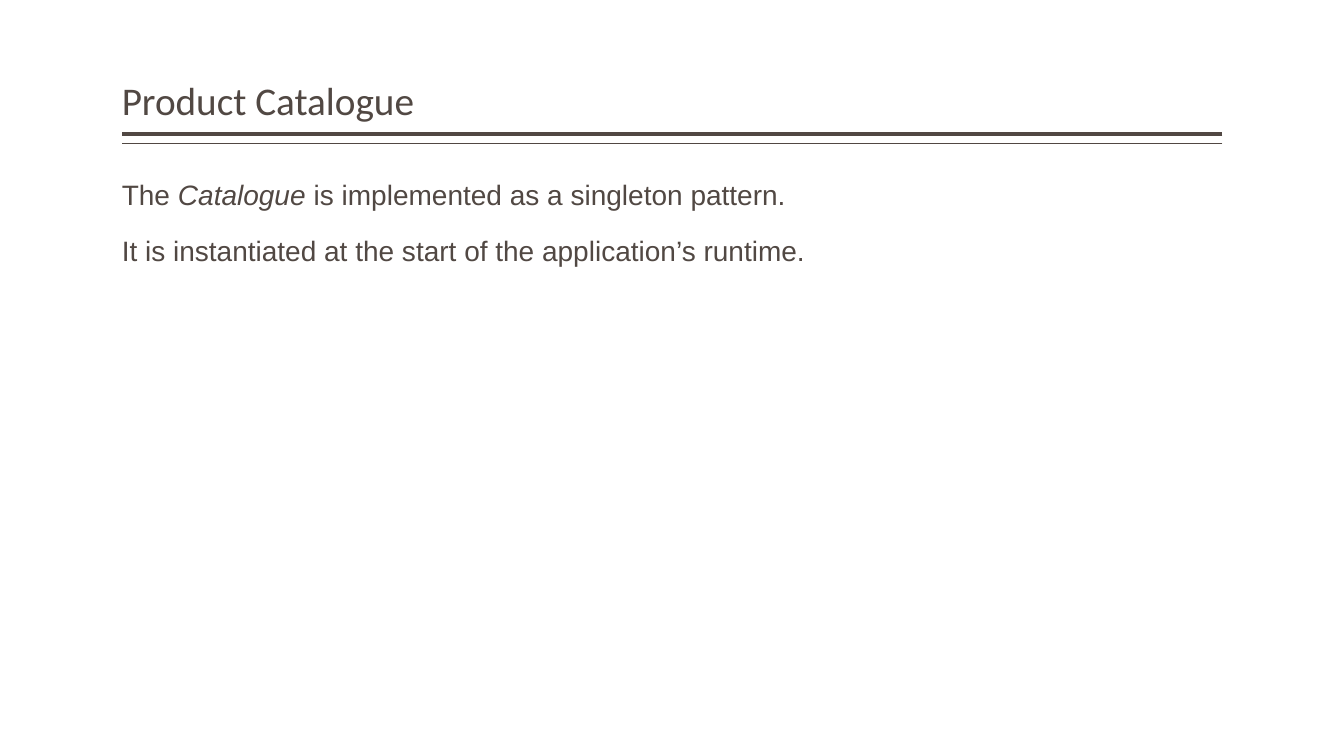
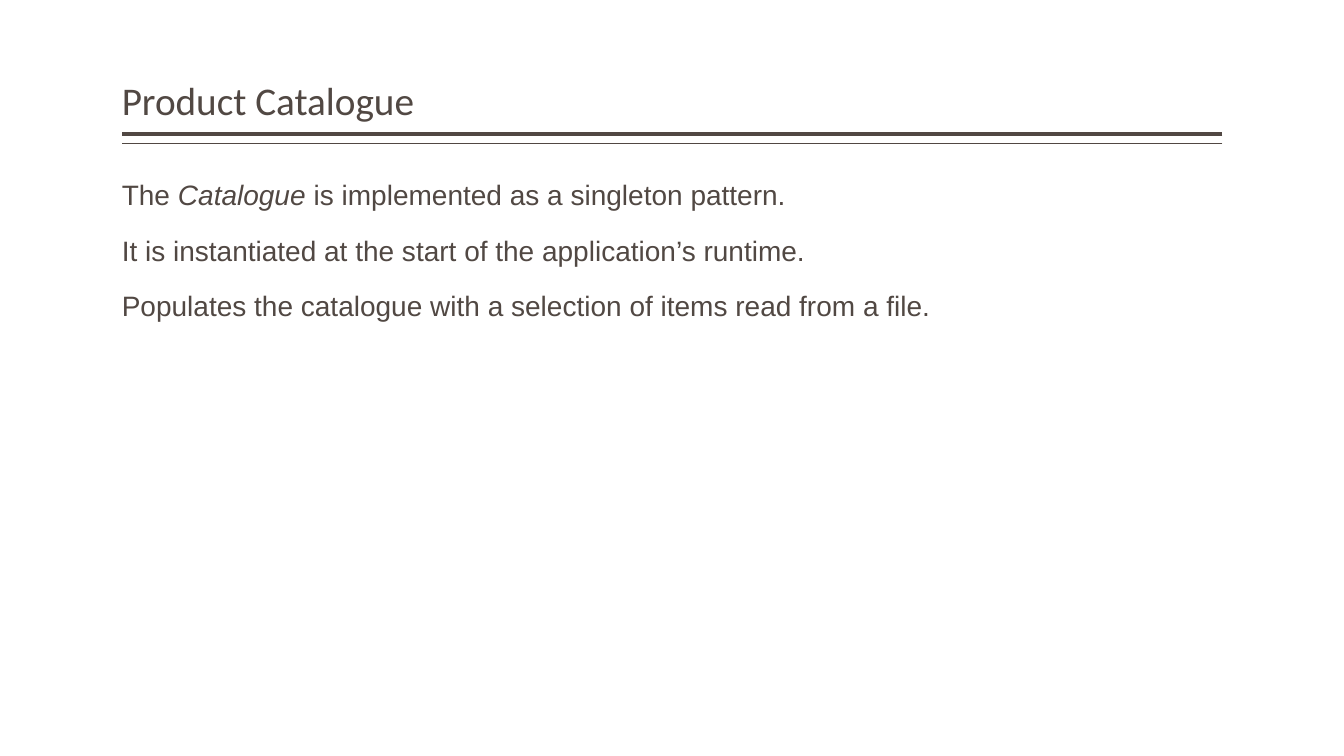
Before and after one commit to StateControlled/SE450_Final_Project, a slide deck: slide 5 of Final Project.pptx (slide 6 before the commit). Drawn at 1344x756 pixels with LibreOffice and Linux fonts; fonts in the diff are those of the drawing. Boxes give left, top, right and bottom in pixels: in the first picture for what was removed or moved away, otherwise in the second. Text is boxed around its words. In the diff, an @@ line names an element or a change of style, - is before the commit and + after.

```diff
--- a/Final Project.pptx
+++ b/Final Project.pptx
@@ text at (122,295,930,321): paragraph added @@
+Populates the catalogue with a selection of items read from a file.
```
Also in this commit, not shown: 2 other slides changed, 5 other files.
